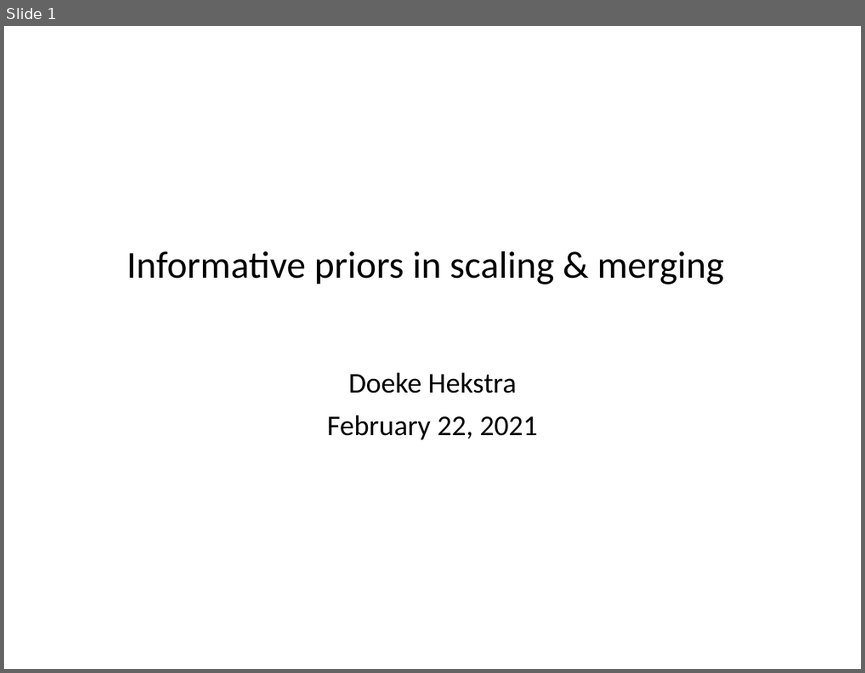
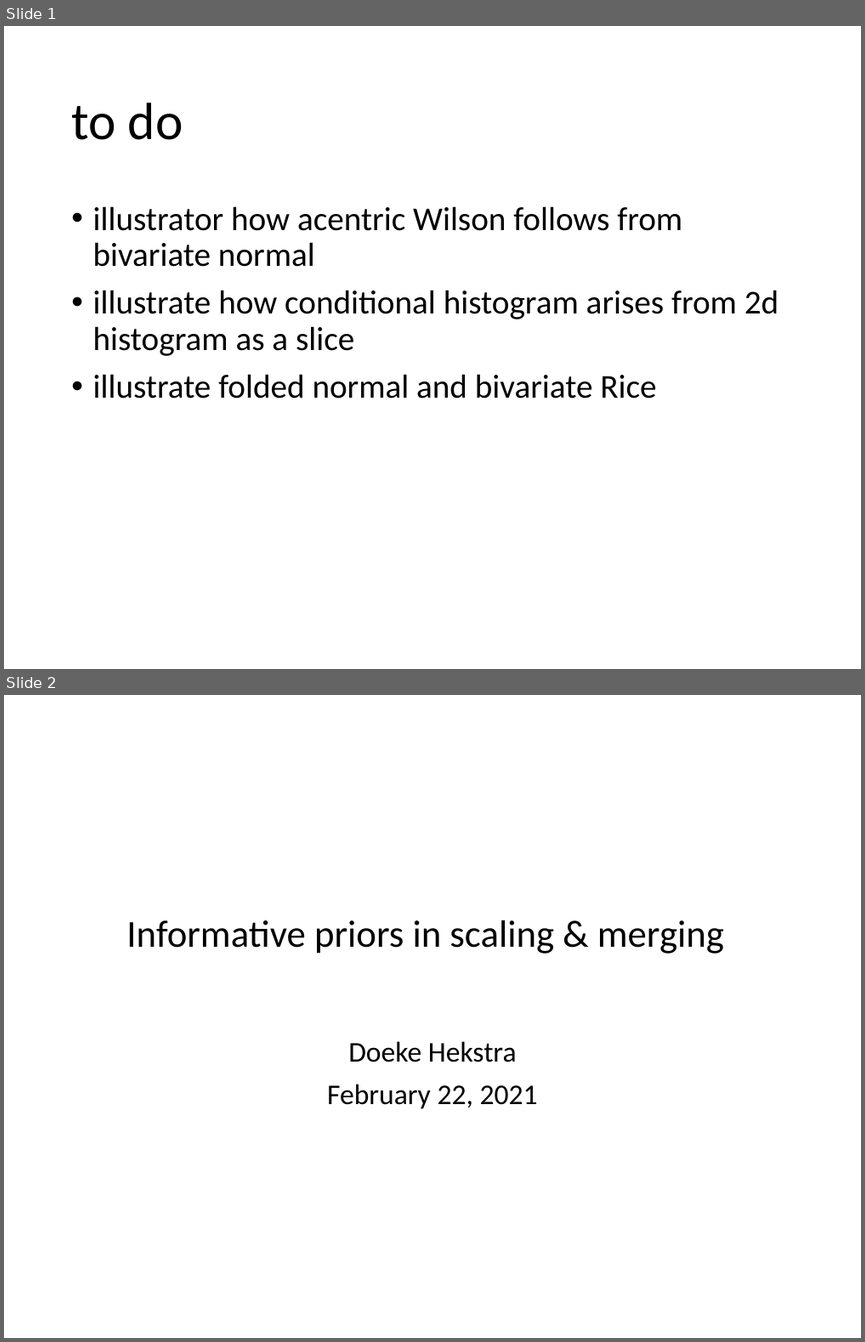
Before and after one commit to Hekstra-Lab/dw, a slide deck: Summary_of_findings_DH_20210218.pptx. Shown one above the other, each under a label of ours: slide 1 before the commit, slides 1 and 2 after it. The pictures are 865x673 and 865x1342 pixels, drawn with LibreOffice and Linux fonts; fonts in the diff are those of the drawing. Boxes give left, top, right and bottom in pixels: in the first picture for what was removed or moved away, otherwise in the second. Text is boxed around its words. In the diff, an @@ line names an element or a change of style, - is before the commit and + after.

Commit message:
updates for bivariate phase distributions in notebook 6

```diff
--- a/Summary_of_findings_DH_20210218.pptx
+++ b/Summary_of_findings_DH_20210218.pptx
@@ slide 1 added at (x1=4, y1=26, x2=861, y2=669), background #FFFFFF @@
@@ title added at (x1=71, y1=102, x2=183, y2=140), 44 pt, text #000000 @@
+to do
@@ text added at (x1=93, y1=206, x2=778, y2=398), 28 pt, text #000000 @@
+• illustrator how acentric Wilson follows from bivariate normal
+• illustrate how conditional histogram arises from 2d histogram as a slice
+• illustrate folded normal and bivariate Rice
@@ what was slide 1 is now slide 2 @@
```
Also in this commit, not shown: 6 slides changed, 6 other slides added, 1 other file.
